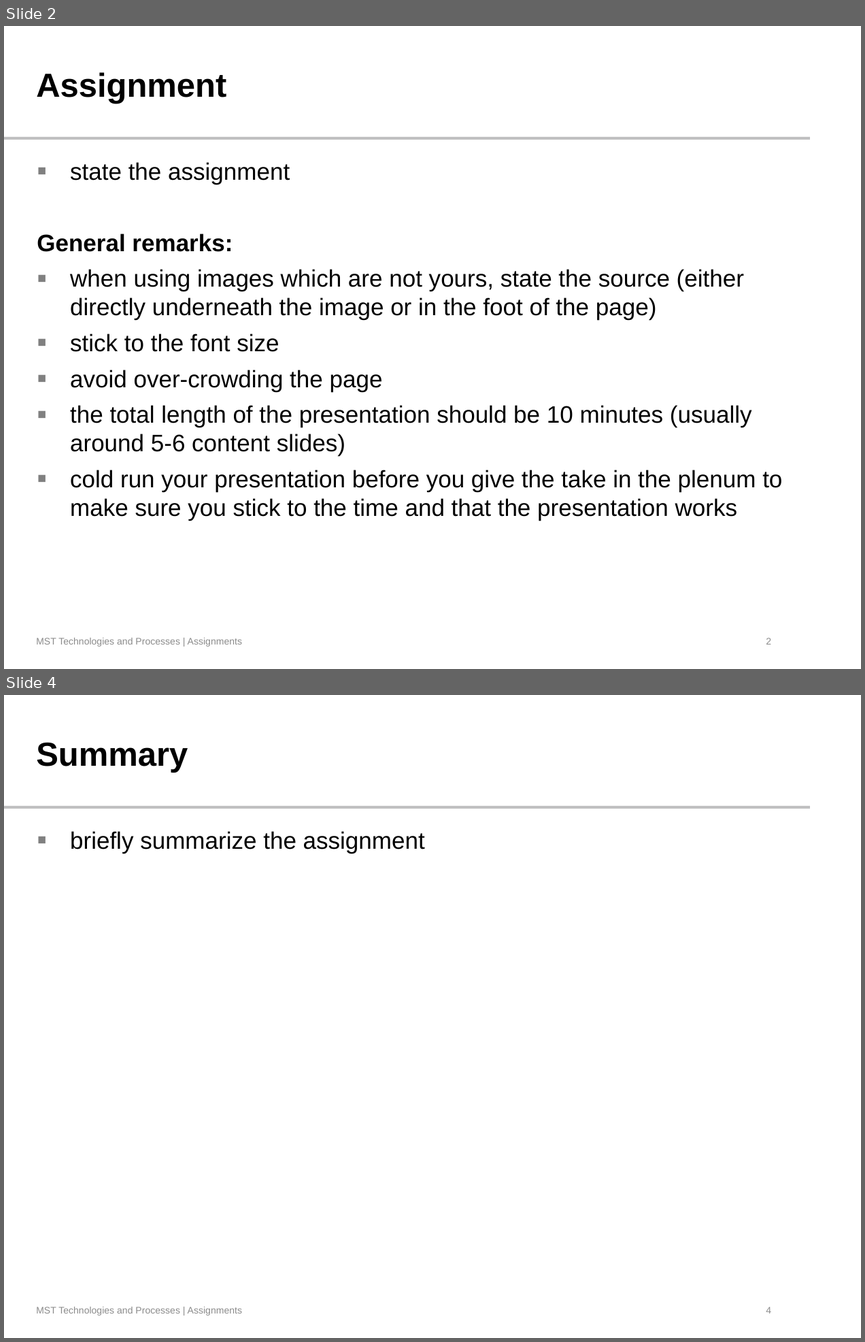
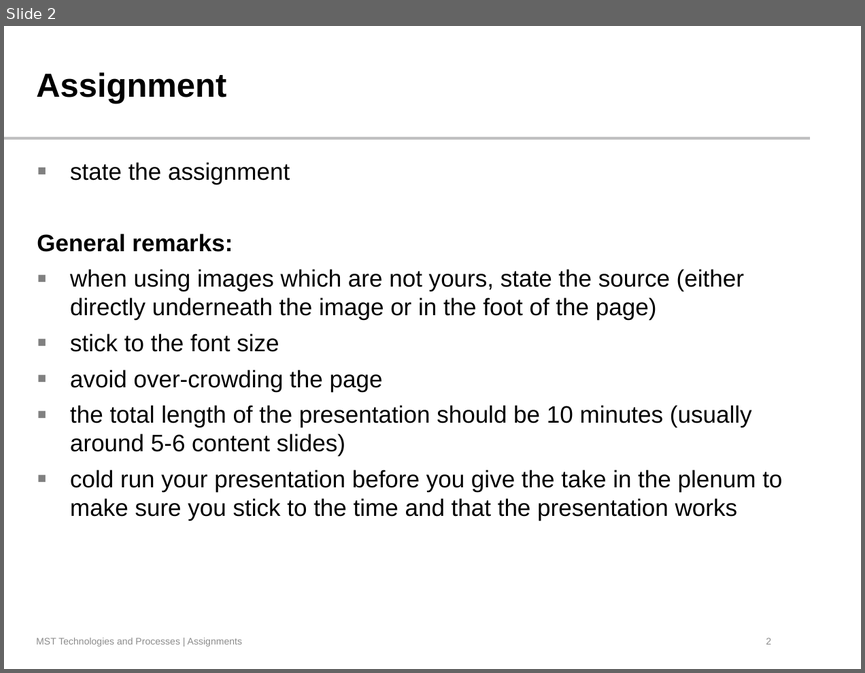
Before and after one commit to JayWiz/MST---High-Aspect-Ratio-MEMS, a slide deck: High_Aspect_Ratio_MEMS.pptx. Shown one above the other, each under a label of ours: slides 2 and 4 before the commit, slide 2 after it; the slides between them are not shown. The pictures are 865x1342 and 865x673 pixels, drawn with LibreOffice and Linux fonts; fonts in the diff are those of the drawing; background and template pictures are left out. Boxes give left, top, right and bottom in pixels: in the first picture for what was removed or moved away, otherwise in the second. Text is boxed around its words. In the diff, an @@ line names an element or a change of style, - is before the commit and + after.

```diff
--- a/High_Aspect_Ratio_MEMS.pptx
+++ b/High_Aspect_Ratio_MEMS.pptx
@@ slide 4 removed at <box>4,695,861,1338</box>, background #FFFFFF; not listed: 3 template elements that a slide beside it also shows @@
@@ title removed at <box>36,742,188,773</box> @@
-Summary
@@ text removed at <box>70,831,425,853</box> @@
-▪ briefly summarize the assignment
```
Also in this commit, not shown: 1 slide changed, 6 slides added, 1 other slide removed, 5 other files.
